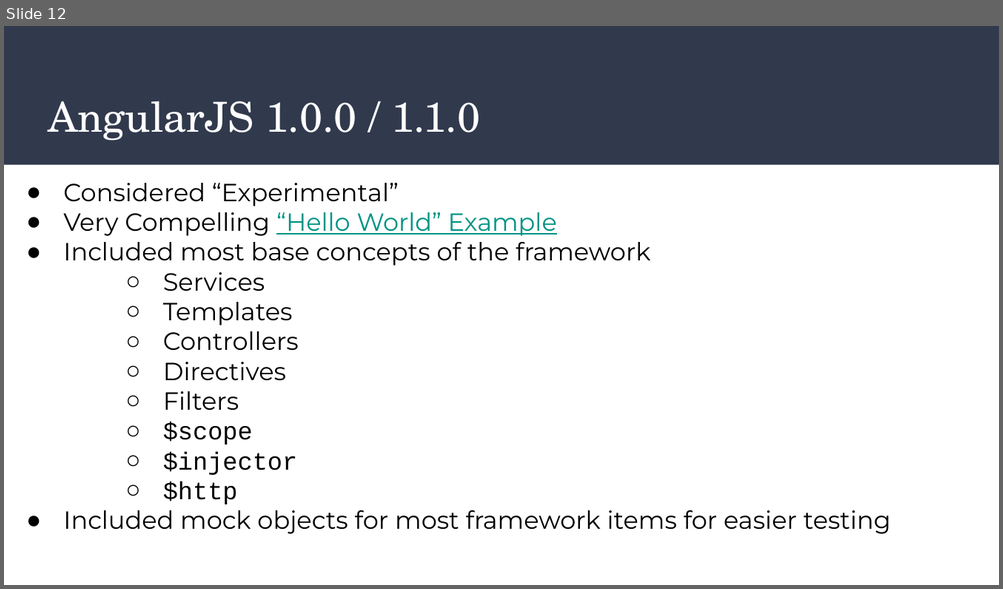
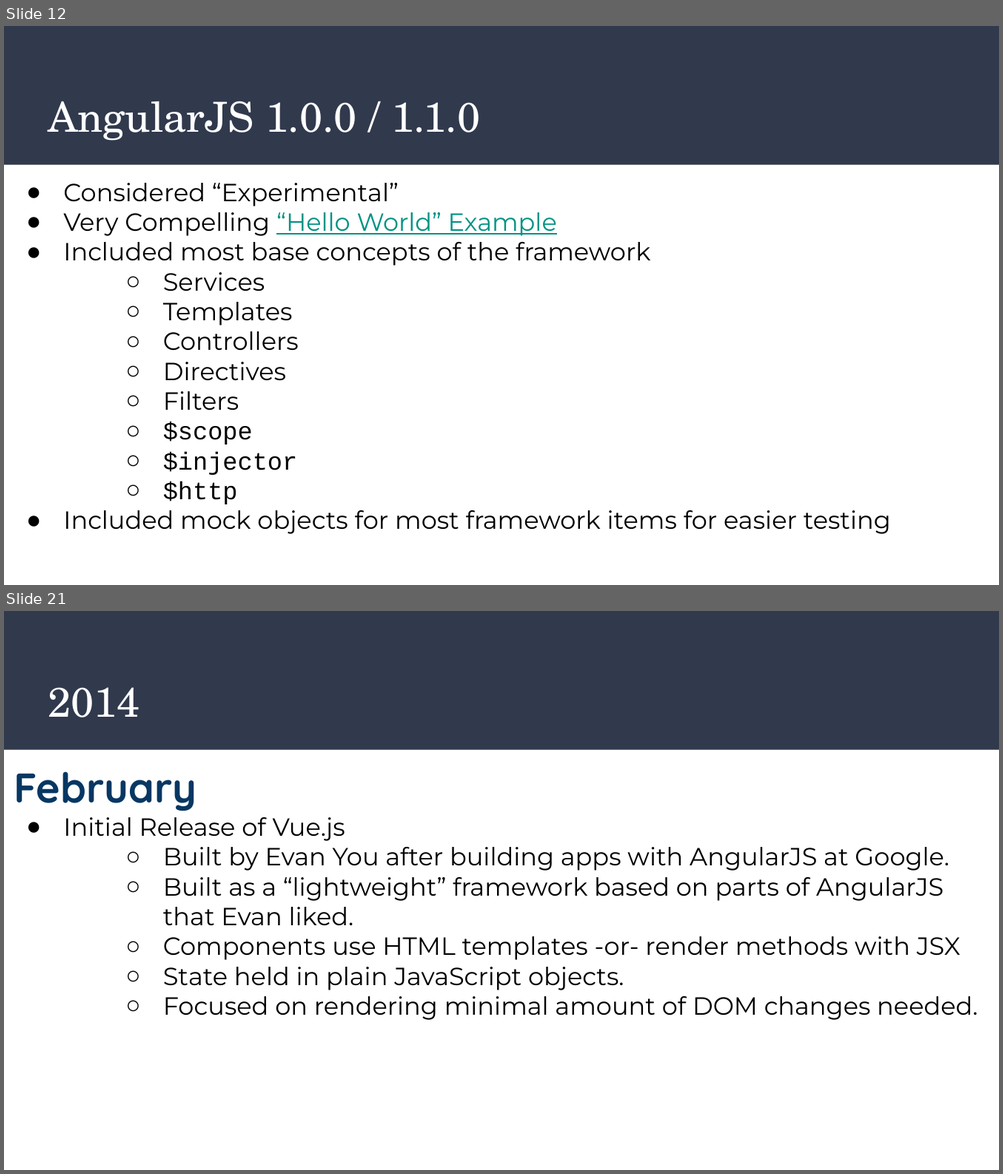
Before and after one commit to JasonTypesCodes/angularjs-retro, a slide deck: AngularJS - A Retrospective.odp. Shown one above the other, each under a label of ours: slide 12 before the commit, slides 12 and 21 after it; the slides between them are not shown. The pictures are 1003x589 and 1003x1174 pixels, drawn with LibreOffice and Linux fonts; fonts in the diff are those of the drawing. Boxes give left, top, right and bottom in pixels: in the first picture for what was removed or moved away, otherwise in the second. Text is boxed around its words. In the diff, an @@ line names an element or a change of style, - is before the commit and + after.

```diff
--- a/AngularJS - A Retrospective.odp
+++ b/AngularJS - A Retrospective.odp
@@ slide 21 added at (4,611,999,1170), background #FFFFFF; not listed: 1 template element that a slide beside it also shows @@
@@ title added at (48,687,140,718), 30 pt, text #FFFFFF @@
+2014
@@ text added at (14,772,977,1020), 18 pt, text #000000 @@
+February
+● Initial Release of Vue.js
+  ○ Built by Evan You after building apps with AngularJS at Google.
+  ○ Built as a “lightweight” framework based on parts of AngularJS that Evan liked.
+  ○ Components use HTML templates -or- render methods with JSX
+  ○ State held in plain JavaScript objects.
+  ○ Focused on rendering minimal amount of DOM changes needed.
```
Also in this commit, not shown: 3 slides changed, 25 other slides added.
